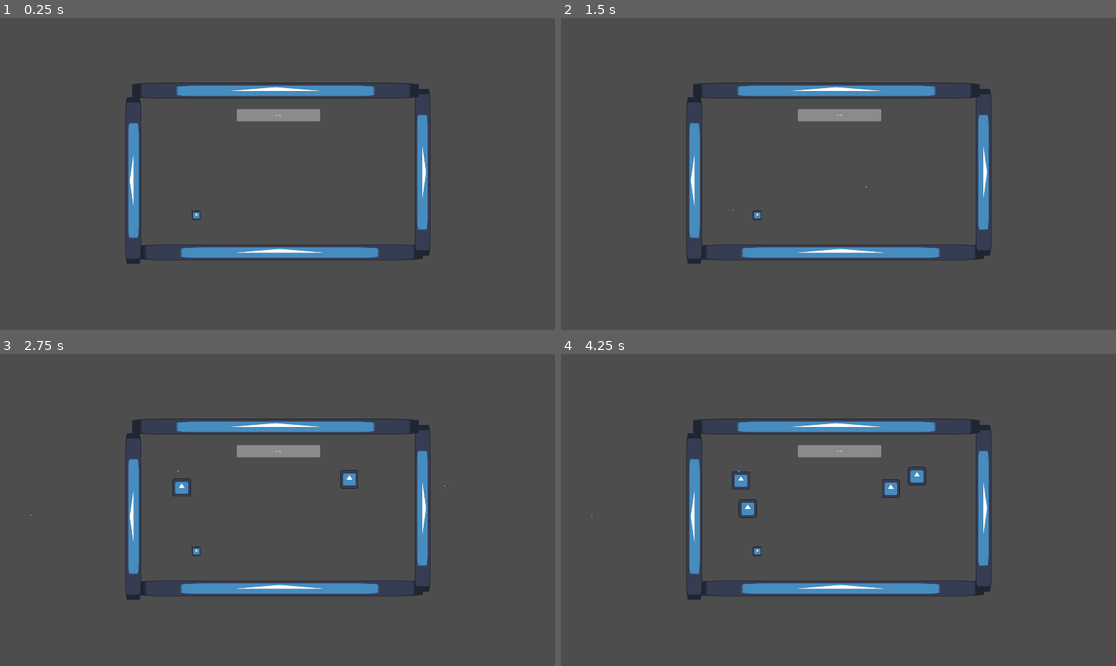
Above: before the commit, frames 1-4 (two rows, left to right).
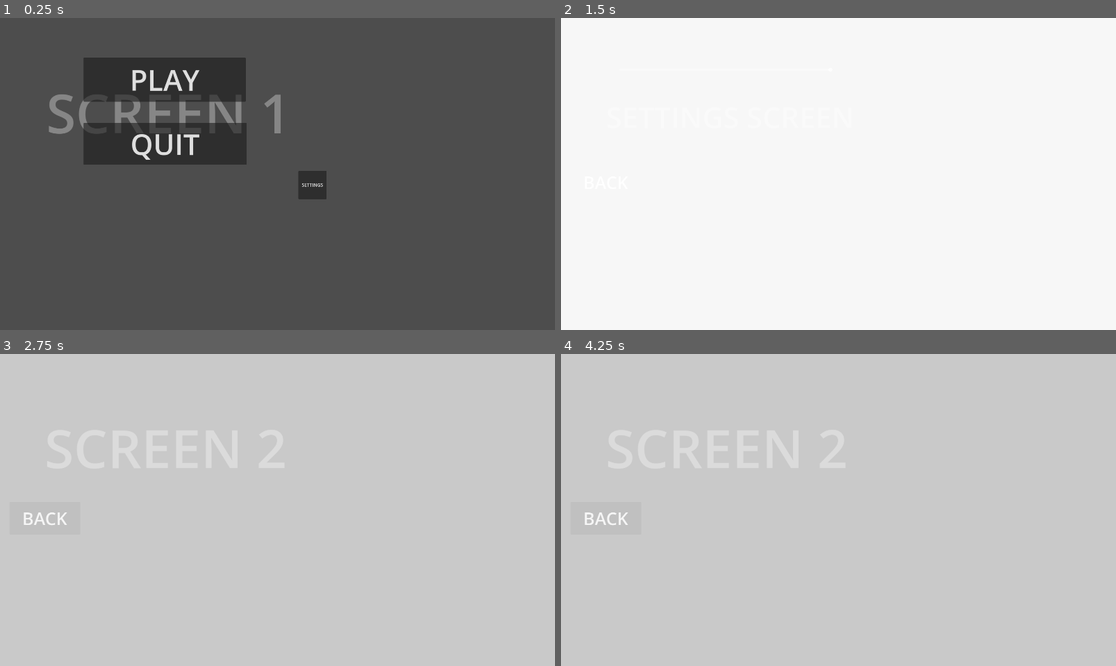
Above: after the commit, the same moments.

Repository: andrija188/group-project
Game: Godot game, scene res://scenes/main_menu.tscn
Two runs of this game, one before a commit and one after it. Both use one fixed random seed, a clock stepped at 60 frames per second and the inputs below. Before the commit the project starts from res://scenes/main.tscn. The engine's default icon, where the game draws it, is replaced by a stand-in: a white triangle on a blue panel in a dark square.
Inputs (mouse positions are in pixels of both pictures, inside the frame that each line leads up to):
- Up to frame 1 (0.25 s): no input
- Up to frame 2 (1.5 s): click (871, 186) at 0.5 s, where only the run after the commit has a clickable "SETTINGS"; click (605, 183) at 1.25 s, where only the run after the commit has a clickable "BACK"
- Up to frame 3 (2.75 s): click (166, 416) at 2 s, where only the run after the commit has a clickable "PLAY"
- Up to frame 4 (4.25 s): click (605, 519) at 2.75 s, where only the run after the commit has a clickable "BACK"; click (727, 416) at 3.5 s, where only the run after the commit has a clickable "PLAY"

The runs differ from the first frame. In frame 1, 13% of the frame differs, in the area x 8-78%, y 12-79%; in frame 2, 100%; in frame 3, 100%, in the area x 0-100%, y 0-100%; in frame 4, 100%.

Commit message:
main-menu

Diff:
--- a/project.godot
+++ b/project.godot
@@ -11,9 +11,13 @@
 [application]
 
 config/name="group project"
-run/main_scene="res://scenes/main.tscn"
+run/main_scene="uid://dufip1r4nr3gi"
 config/features=PackedStringArray("4.6", "GL Compatibility")
 config/icon="res://icon.svg"
+
+[autoload]
+
+Trans="*uid://beihwg8leqm2"
 
 [display]
 
--- a/scenes/bullet.tscn
+++ /dev/null
@@ -1,22 +0,0 @@
-[gd_scene format=3 uid="uid://c0cheyyw803pc"]
-
-[ext_resource type="Texture2D" uid="uid://bhew6os5cstku" path="res://icon.svg" id="1_mkf8s"]
-[ext_resource type="Script" uid="uid://bfr2sryt4r6pf" path="res://scripts/bullet.gd" id="1_y25gk"]
-
-[sub_resource type="CapsuleShape2D" id="CapsuleShape2D_y25gk"]
-radius = 11.0
-height = 58.0
-
-[node name="bullet" type="Area2D" unique_id=359671405]
-scale = Vector2(0.5, 0.5)
-script = ExtResource("1_y25gk")
-
-[node name="Sprite2D" type="Sprite2D" parent="." unique_id=263017921]
-position = Vector2(0.046819687, 1.6595932e-07)
-rotation = 1.5707964
-scale = Vector2(0.17096367, 0.45620838)
-texture = ExtResource("1_mkf8s")
-
-[node name="CollisionShape2D" type="CollisionShape2D" parent="." unique_id=705274919]
-rotation = 1.5707964
-shape = SubResource("CapsuleShape2D_y25gk")
--- a/scenes/caracter.tscn
+++ /dev/null
@@ -1,23 +0,0 @@
-[gd_scene format=3 uid="uid://c0uv31a312438"]
-
-[ext_resource type="Script" uid="uid://c6v6dcckuovlp" path="res://scripts/moving.gd" id="1_0p76x"]
-[ext_resource type="Texture2D" uid="uid://bhew6os5cstku" path="res://icon.svg" id="1_7krdm"]
-[ext_resource type="PackedScene" uid="uid://c0cheyyw803pc" path="res://scenes/bullet.tscn" id="2_431fb"]
-
-[sub_resource type="RectangleShape2D" id="RectangleShape2D_g2els"]
-size = Vector2(128, 128)
-
-[node name="Player" type="CharacterBody2D" unique_id=50151612]
-scale = Vector2(0.5, 0.5)
-script = ExtResource("1_0p76x")
-bullet = ExtResource("2_431fb")
-
-[node name="Sprite2D" type="Sprite2D" parent="." unique_id=205976234]
-position = Vector2(-7, -1)
-texture = ExtResource("1_7krdm")
-
-[node name="CollisionShape2D" type="CollisionShape2D" parent="." unique_id=917012071]
-position = Vector2(-7, -1)
-shape = SubResource("RectangleShape2D_g2els")
-
-[node name="AnimatedSprite2D" type="AnimatedSprite2D" parent="." unique_id=762222839]
--- a/scenes/enemy.tscn
+++ /dev/null
@@ -1,37 +0,0 @@
-[gd_scene format=3 uid="uid://g17yopyilud"]
-
-[ext_resource type="Texture2D" uid="uid://bhew6os5cstku" path="res://icon.svg" id="1_7p1mj"]
-[ext_resource type="Script" uid="uid://c2nll8p40v170" path="res://scripts/enemy.gd" id="3_5uy6h"]
-
-[sub_resource type="SpriteFrames" id="SpriteFrames_7p1mj"]
-animations = [{
-"frames": [{
-"duration": 1.0,
-"texture": ExtResource("1_7p1mj")
-}],
-"loop": true,
-"name": &"default",
-"speed": 5.0
-}]
-
-[sub_resource type="RectangleShape2D" id="RectangleShape2D_7p1mj"]
-size = Vector2(113, 118)
-
-[sub_resource type="CircleShape2D" id="CircleShape2D_md0e3"]
-radius = 68.0294
-
-[node name="enemy" type="CharacterBody2D" unique_id=762476538]
-script = ExtResource("3_5uy6h")
-
-[node name="AnimatedSprite2D" type="AnimatedSprite2D" parent="." unique_id=1416633281]
-sprite_frames = SubResource("SpriteFrames_7p1mj")
-
-[node name="hitbox" type="CollisionShape2D" parent="." unique_id=833881889]
-shape = SubResource("RectangleShape2D_7p1mj")
-
-[node name="hurtbox" type="Area2D" parent="." unique_id=2067953189 groups=["bullet"]]
-
-[node name="CollisionShape2D" type="CollisionShape2D" parent="hurtbox" unique_id=393073996]
-shape = SubResource("CircleShape2D_md0e3")
-
-[connection signal="body_entered" from="hurtbox" to="." method="_on_hurtbox_body_entered"]
--- a/scenes/main.tscn
+++ /dev/null
@@ -1,105 +0,0 @@
-[gd_scene format=3 uid="uid://bc34i88pg430d"]
-
-[ext_resource type="Texture2D" uid="uid://bhew6os5cstku" path="res://icon.svg" id="1_o5qli"]
-[ext_resource type="Script" path="res://scripts/health_bar.gd" id="2_0wfyh"]
-[ext_resource type="PackedScene" path="res://scenes/caracter.tscn" id="3_sugp2"]
-[ext_resource type="PackedScene" path="res://scenes/spawner.tscn" id="4_jyhfs"]
-
-[sub_resource type="RectangleShape2D" id="RectangleShape2D_sugp2"]
-size = Vector2(1936, 70)
-
-[sub_resource type="RectangleShape2D" id="RectangleShape2D_jyhfs"]
-size = Vector2(1158, 70)
-
-[sub_resource type="RectangleShape2D" id="RectangleShape2D_tbgi4"]
-size = Vector2(1158, 70)
-
-[sub_resource type="RectangleShape2D" id="RectangleShape2D_o6xl0"]
-size = Vector2(1927, 70)
-
-[node name="Main" type="Node2D" unique_id=1322892608]
-
-[node name="Walls" type="Node2D" parent="." unique_id=1653649959]
-
-[node name="StaticBody2D" type="StaticBody2D" parent="Walls" unique_id=1150394724]
-position = Vector2(0, 546)
-
-[node name="CollisionShape2D" type="CollisionShape2D" parent="Walls/StaticBody2D" unique_id=22030995]
-position = Vector2(17, -25)
-shape = SubResource("RectangleShape2D_sugp2")
-
-[node name="Sprite2D" type="Sprite2D" parent="Walls/StaticBody2D/CollisionShape2D" unique_id=1796536506]
-position = Vector2(-1.5, 22.00001)
-scale = Vector2(15.484375, 0.8593751)
-texture = ExtResource("1_o5qli")
-
-[node name="StaticBody2D2" type="StaticBody2D" parent="Walls" unique_id=895143192]
-position = Vector2(-948, -358)
-rotation = -1.5707964
-
-[node name="CollisionShape2D" type="CollisionShape2D" parent="Walls/StaticBody2D2" unique_id=1997816881]
-position = Vector2(-405, -25)
-shape = SubResource("RectangleShape2D_jyhfs")
-
-[node name="Sprite2D" type="Sprite2D" parent="Walls/StaticBody2D2/CollisionShape2D" unique_id=1833122597]
-position = Vector2(2.0000021, -24.99999)
-scale = Vector2(9.011368, 0.8593751)
-texture = ExtResource("1_o5qli")
-
-[node name="StaticBody2D3" type="StaticBody2D" parent="Walls" unique_id=408988326]
-position = Vector2(963, -380)
-rotation = 1.5707964
-
-[node name="CollisionShape2D" type="CollisionShape2D" parent="Walls/StaticBody2D3" unique_id=29604459]
-position = Vector2(354, -19.000015)
-shape = SubResource("RectangleShape2D_tbgi4")
-
-[node name="Sprite2D" type="Sprite2D" parent="Walls/StaticBody2D3/CollisionShape2D" unique_id=337908473]
-position = Vector2(13.999998, -21.999987)
-scale = Vector2(9.011365, 0.8593751)
-texture = ExtResource("1_o5qli")
-
-[node name="StaticBody2D4" type="StaticBody2D" parent="Walls" unique_id=1689129045]
-position = Vector2(-47, -530)
-
-[node name="CollisionShape2D" type="CollisionShape2D" parent="Walls/StaticBody2D4" unique_id=2073445623]
-position = Vector2(50.5, -25)
-shape = SubResource("RectangleShape2D_o6xl0")
-
-[node name="Sprite2D" type="Sprite2D" parent="Walls/StaticBody2D4/CollisionShape2D" unique_id=354779571]
-position = Vector2(-17.5, -21.99999)
-scale = Vector2(15.484375, 0.8593751)
-texture = ExtResource("1_o5qli")
-
-[node name="Camera2D" type="Camera2D" parent="." unique_id=1338513434]
-zoom = Vector2(0.5, 0.5)
-
-[node name="ProgressBar" type="ProgressBar" parent="." unique_id=1857761861]
-offset_left = -282.0
-offset_top = -449.0
-offset_right = 296.0
-offset_bottom = -365.0
-value = 100.0
-script = ExtResource("2_0wfyh")
-
-[node name="Button" type="Button" parent="ProgressBar" unique_id=205650832]
-visible = false
-layout_mode = 0
-offset_left = 217.0
-offset_top = 380.0
-offset_right = 353.0
-offset_bottom = 516.0
-text = "HEALTH DOWN"
-
-[node name="Player" parent="." unique_id=2109339258 groups=["player"] instance=ExtResource("3_sugp2")]
-position = Vector2(-557, 286)
-
-[node name="spawner" parent="." unique_id=1486402798 node_paths=PackedStringArray("target") instance=ExtResource("4_jyhfs")]
-position = Vector2(-680, -227)
-target = NodePath("../Player")
-
-[node name="spawner2" parent="." unique_id=1953423556 node_paths=PackedStringArray("target") instance=ExtResource("4_jyhfs")]
-position = Vector2(564, -244)
-target = NodePath("../Player")
-
-[connection signal="pressed" from="ProgressBar/Button" to="ProgressBar" method="_on_button_pressed"]
--- /dev/null
+++ b/scenes/main_menu.tscn
@@ -0,0 +1,90 @@
+[gd_scene format=3 uid="uid://dufip1r4nr3gi"]
+
+[ext_resource type="Script" uid="uid://dh4qfpsmtq5ex" path="res://scripts/main_menu.gd" id="1_l6cm7"]
+
+[sub_resource type="Animation" id="Animation_c44g5"]
+length = 0.001
+tracks/0/type = "value"
+tracks/0/imported = false
+tracks/0/enabled = true
+tracks/0/path = NodePath("AnimationPlayer/ColorRect:modulate")
+tracks/0/interp = 1
+tracks/0/loop_wrap = true
+tracks/0/keys = {
+"times": PackedFloat32Array(0, 1),
+"transitions": PackedFloat32Array(1, 1),
+"update": 0,
+"values": [Color(1, 1, 1, 0), Color(1, 1, 1, 1)]
+}
+
+[sub_resource type="Animation" id="Animation_3ku3s"]
+resource_name = "fade_in"
+tracks/0/type = "value"
+tracks/0/imported = false
+tracks/0/enabled = true
+tracks/0/path = NodePath("AnimationPlayer/ColorRect:modulate")
+tracks/0/interp = 1
+tracks/0/loop_wrap = true
+tracks/0/keys = {
+"times": PackedFloat32Array(0, 0.5),
+"transitions": PackedFloat32Array(1, 1),
+"update": 0,
+"values": [Color(1, 1, 1, 0), Color(1, 1, 1, 1)]
+}
+
+[sub_resource type="AnimationLibrary" id="AnimationLibrary_nbtfs"]
+_data = {
+&"RESET": SubResource("Animation_c44g5"),
+&"fade_in": SubResource("Animation_3ku3s")
+}
+
+[node name="Node2D" type="Node2D" unique_id=503494015]
+script = ExtResource("1_l6cm7")
+
+[node name="Label" type="Label" parent="." unique_id=1399577218]
+offset_left = 160.0
+offset_top = 200.0
+offset_right = 1007.0
+offset_bottom = 454.0
+theme_override_colors/font_color = Color(0.525101, 0.525101, 0.525101, 1)
+theme_override_font_sizes/font_size = 186
+text = "SCREEN 1"
+
+[node name="play" type="Button" parent="." unique_id=808748730]
+offset_left = 289.0
+offset_top = 137.0
+offset_right = 850.0
+offset_bottom = 290.0
+theme_override_font_sizes/font_size = 100
+text = "PLAY"
+
+[node name="settings" type="Button" parent="." unique_id=986726230]
+offset_left = 1032.0
+offset_top = 529.0
+offset_right = 1130.0
+offset_bottom = 627.0
+text = "SETTINGS"
+
+[node name="quit" type="Button" parent="." unique_id=550234062]
+offset_left = 289.0
+offset_top = 363.0
+offset_right = 853.0
+offset_bottom = 496.0
+theme_override_font_sizes/font_size = 100
+text = "QUIT"
+
+[node name="AnimationPlayer" type="AnimationPlayer" parent="." unique_id=363411681]
+libraries/ = SubResource("AnimationLibrary_nbtfs")
+
+[node name="ColorRect" type="ColorRect" parent="AnimationPlayer" unique_id=2022926755]
+modulate = Color(1, 1, 1, 0)
+anchors_preset = 15
+anchor_right = 1.0
+anchor_bottom = 1.0
+grow_horizontal = 2
+grow_vertical = 2
+mouse_filter = 2
+
+[connection signal="pressed" from="play" to="." method="_on_play_pressed"]
+[connection signal="pressed" from="settings" to="." method="_on_settings_pressed"]
+[connection signal="pressed" from="quit" to="." method="_on_quit_pressed"]
--- /dev/null
+++ b/scenes/screen2.tscn
@@ -0,0 +1,73 @@
+[gd_scene format=3 uid="uid://bveguqa3cfume"]
+
+[ext_resource type="Script" path="res://scripts/screen2.gd" id="1_tccp5"]
+
+[sub_resource type="Animation" id="Animation_c44g5"]
+length = 0.001
+tracks/0/type = "value"
+tracks/0/imported = false
+tracks/0/enabled = true
+tracks/0/path = NodePath("AnimationPlayer/ColorRect:modulate")
+tracks/0/interp = 1
+tracks/0/loop_wrap = true
+tracks/0/keys = {
+"times": PackedFloat32Array(0, 1),
+"transitions": PackedFloat32Array(1, 1),
+"update": 0,
+"values": [Color(1, 1, 1, 0), Color(1, 1, 1, 1)]
+}
+
+[sub_resource type="Animation" id="Animation_3ku3s"]
+resource_name = "fade_in"
+tracks/0/type = "value"
+tracks/0/imported = false
+tracks/0/enabled = true
+tracks/0/path = NodePath("AnimationPlayer/ColorRect:modulate")
+tracks/0/interp = 1
+tracks/0/loop_wrap = true
+tracks/0/keys = {
+"times": PackedFloat32Array(0, 0.5),
+"transitions": PackedFloat32Array(1, 1),
+"update": 0,
+"values": [Color(1, 1, 1, 0), Color(1, 1, 1, 1)]
+}
+
+[sub_resource type="AnimationLibrary" id="AnimationLibrary_nbtfs"]
+_data = {
+&"RESET": SubResource("Animation_c44g5"),
+&"fade_in": SubResource("Animation_3ku3s")
+}
+
+[node name="Node2D" type="Node2D" unique_id=438395572]
+script = ExtResource("1_tccp5")
+
+[node name="Label" type="Label" parent="." unique_id=242898165]
+offset_left = 154.0
+offset_top = 198.0
+offset_right = 992.0
+offset_bottom = 449.0
+theme_override_colors/font_color = Color(0.52549, 0.52549, 0.52549, 1)
+theme_override_font_sizes/font_size = 184
+text = "SCREEN 2"
+
+[node name="Back" type="Button" parent="." unique_id=1454259980]
+offset_left = 33.0
+offset_top = 512.0
+offset_right = 278.0
+offset_bottom = 625.0
+theme_override_font_sizes/font_size = 60
+text = "BACK"
+
+[node name="AnimationPlayer" type="AnimationPlayer" parent="." unique_id=1293069136]
+libraries/ = SubResource("AnimationLibrary_nbtfs")
+
+[node name="ColorRect" type="ColorRect" parent="AnimationPlayer" unique_id=638289151]
+modulate = Color(1, 1, 1, 0)
+anchors_preset = 15
+anchor_right = 1.0
+anchor_bottom = 1.0
+grow_horizontal = 2
+grow_vertical = 2
+mouse_filter = 2
+
+[connection signal="pressed" from="Back" to="." method="_on_back_pressed"]
--- /dev/null
+++ b/scenes/settings.tscn
@@ -0,0 +1,84 @@
+[gd_scene format=3 uid="uid://cyhvnogic0v2t"]
+
+[ext_resource type="Script" uid="uid://doqdxhcx6xu13" path="res://scripts/settings.gd" id="1_5p8wc"]
+
+[sub_resource type="Animation" id="Animation_c44g5"]
+length = 0.001
+tracks/0/type = "value"
+tracks/0/imported = false
+tracks/0/enabled = true
+tracks/0/path = NodePath("AnimationPlayer/ColorRect:modulate")
+tracks/0/interp = 1
+tracks/0/loop_wrap = true
+tracks/0/keys = {
+"times": PackedFloat32Array(0, 1),
+"transitions": PackedFloat32Array(1, 1),
+"update": 0,
+"values": [Color(1, 1, 1, 0), Color(1, 1, 1, 1)]
+}
+
+[sub_resource type="Animation" id="Animation_3ku3s"]
+resource_name = "fade_in"
+tracks/0/type = "value"
+tracks/0/imported = false
+tracks/0/enabled = true
+tracks/0/path = NodePath("AnimationPlayer/ColorRect:modulate")
+tracks/0/interp = 1
+tracks/0/loop_wrap = true
+tracks/0/keys = {
+"times": PackedFloat32Array(0, 0.5),
+"transitions": PackedFloat32Array(1, 1),
+"update": 0,
+"values": [Color(1, 1, 1, 0), Color(1, 1, 1, 1)]
+}
+
+[sub_resource type="AnimationLibrary" id="AnimationLibrary_nbtfs"]
+_data = {
+&"RESET": SubResource("Animation_c44g5"),
+&"fade_in": SubResource("Animation_3ku3s")
+}
+
+[node name="Node2D" type="Node2D" unique_id=1889786208]
+script = ExtResource("1_5p8wc")
+
+[node name="Label" type="Label" parent="." unique_id=296211935]
+offset_left = 156.0
+offset_top = 274.0
+offset_right = 1015.0
+offset_bottom = 411.0
+theme_override_colors/font_color = Color(0.52549, 0.52549, 0.52549, 1)
+theme_override_font_sizes/font_size = 100
+text = "SETTINGS SCREEN"
+
+[node name="Back" type="Button" parent="." unique_id=418506864]
+offset_left = 33.0
+offset_top = 512.0
+offset_right = 278.0
+offset_bottom = 625.0
+theme_override_font_sizes/font_size = 60
+text = "BACK"
+
+[node name="HSlider" type="HSlider" parent="." unique_id=152021223]
+offset_left = 201.0
+offset_top = 101.0
+offset_right = 940.0
+offset_bottom = 257.0
+size_flags_horizontal = 4
+max_value = 1.0
+step = 0.01
+value = 1.0
+
+[node name="AnimationPlayer" type="AnimationPlayer" parent="." unique_id=2016168129]
+libraries/ = SubResource("AnimationLibrary_nbtfs")
+
+[node name="ColorRect" type="ColorRect" parent="AnimationPlayer" unique_id=1667294124]
+modulate = Color(1, 1, 1, 0)
+anchors_preset = 15
+anchor_right = 1.0
+anchor_bottom = 1.0
+grow_horizontal = 2
+grow_vertical = 2
+mouse_filter = 2
+
+[connection signal="pressed" from="Back" to="." method="_on_back_pressed"]
+[connection signal="value_changed" from="HSlider" to="." method="_on_h_slider_value_changed"]
--- a/scenes/spawner.tscn
+++ /dev/null
@@ -1,14 +0,0 @@
-[gd_scene format=3 uid="uid://dei1qjvuiscm3"]
-
-[ext_resource type="Script" uid="uid://b0xvt5okmf0n" path="res://scripts/spawner.gd" id="1_2vbf6"]
-[ext_resource type="PackedScene" uid="uid://g17yopyilud" path="res://scenes/enemy.tscn" id="2_ik2nu"]
-
-[node name="spawner" type="Node2D" unique_id=1486402798]
-script = ExtResource("1_2vbf6")
-enemy_prefab = ExtResource("2_ik2nu")
-
-[node name="Timer" type="Timer" parent="." unique_id=1909125579]
-wait_time = 2.0
-autostart = true
-
-[connection signal="timeout" from="Timer" to="." method="_on_timer_timeout"]
--- /dev/null
+++ b/scenes/trans.tscn
@@ -0,0 +1,55 @@
+[gd_scene format=3 uid="uid://beihwg8leqm2"]
+
+[ext_resource type="Script" path="res://scripts/trans.gd" id="1_kh4uh"]
+
+[sub_resource type="Animation" id="Animation_nx20k"]
+length = 0.001
+tracks/0/type = "value"
+tracks/0/imported = false
+tracks/0/enabled = true
+tracks/0/path = NodePath("ColorRect:modulate")
+tracks/0/interp = 1
+tracks/0/loop_wrap = true
+tracks/0/keys = {
+"times": PackedFloat32Array(0),
+"transitions": PackedFloat32Array(1),
+"update": 0,
+"values": [Color(1, 1, 1, 0)]
+}
+
+[sub_resource type="Animation" id="Animation_q25eq"]
+resource_name = "dissolve"
+length = 0.5
+tracks/0/type = "value"
+tracks/0/imported = false
+tracks/0/enabled = true
+tracks/0/path = NodePath("ColorRect:modulate")
+tracks/0/interp = 1
+tracks/0/loop_wrap = true
+tracks/0/keys = {
+"times": PackedFloat32Array(0, 0.5),
+"transitions": PackedFloat32Array(1, 1),
+"update": 0,
+"values": [Color(1, 1, 1, 0), Color(1, 1, 1, 1)]
+}
+
+[sub_resource type="AnimationLibrary" id="AnimationLibrary_uc2yr"]
+_data = {
+&"RESET": SubResource("Animation_nx20k"),
+&"dissolve": SubResource("Animation_q25eq")
+}
+
+[node name="transition" type="CanvasLayer" unique_id=2100809910]
+script = ExtResource("1_kh4uh")
+
+[node name="ColorRect" type="ColorRect" parent="." unique_id=2124722172]
+modulate = Color(1, 1, 1, 0)
+anchors_preset = 15
+anchor_right = 1.0
+anchor_bottom = 1.0
+grow_horizontal = 2
+grow_vertical = 2
+mouse_filter = 2
+
+[node name="AnimationPlayer" type="AnimationPlayer" parent="." unique_id=1036519198]
+libraries/ = SubResource("AnimationLibrary_uc2yr")
--- a/scripts/bullet.gd
+++ /dev/null
@@ -1,7 +0,0 @@
-extends Area2D
-
-@export var speed := 800.0
-var direction := Vector2.ZERO
-
-func _process(delta):
-	position += direction * speed * delta
--- a/scripts/enemy.gd
+++ /dev/null
@@ -1,24 +0,0 @@
-extends CharacterBody2D
-
-var player: Node2D
-var speed: float = 100.0
-var hp = 20
-
-var follow: = true
-
-func _ready() -> void:
-	player = get_tree().get_first_node_in_group("player")
-
-func _on_area_2d_body_entered(body: Node2D) -> void:
-	if body.is_in_group("player"):
-		follow = true
-
-func _physics_process(delta: float) -> void:
-	if follow:
-		var direction = (player.global_position-global_position).normalized()
-		velocity = lerp(velocity, direction * speed, 60*delta)
-	move_and_slide()
-
-func _on_hurtbox_body_entered(body: Node2D) -> void:
-	if body.is_in_group("bullets"):
-		hp = hp-1
--- a/scripts/health_bar.gd
+++ /dev/null
@@ -1,4 +0,0 @@
-extends ProgressBar
-
-func _on_button_pressed() -> void:
-	value = value - 1
--- /dev/null
+++ b/scripts/main_menu.gd
@@ -0,0 +1,14 @@
+extends Node2D
+
+@onready var animation = $AnimationPlayer
+
+func _on_play_pressed() -> void:
+	animation.play("fade_in")
+	Trans.change_scene("res://scenes/screen2.tscn")
+
+func _on_quit_pressed() -> void:
+	get_tree().quit()
+
+func _on_settings_pressed() -> void:
+	animation.play("fade_in")
+	Trans.change_scene("res://scenes/settings.tscn")
--- a/scripts/moving.gd
+++ /dev/null
@@ -1,93 +0,0 @@
-extends CharacterBody2D
-
-#player
-const SPEED = 300.0
-const RUN_SPEED = 600.0
-const ACCELERATION = 1200.0
-const FRICTION = 750.0
-
-#dash
-const DASH_SPEED = 1000.0
-const DASH_TIME = 0.2
-const DASH_COOLDOWN = 3.0
-
-var dash_timer = 0.0
-var dash_cooldown_timer = 0.0
-var is_dashing = false
-var dash_direction = Vector2.ZERO
-
-#bullet
-@export var bullet: PackedScene
-var bullet_speed := 100
-var bullet_direction := 0.0
-var can_shoot = true
-
-func _ready() -> void:
-	bullet_direction = global_rotation
-
-func shoot():
-	if not can_shoot:
-		return
-
-	can_shoot = false
-
-	var bullet_instance = bullet.instantiate()
-	bullet_instance.global_position = global_position
-	var dir = (get_global_mouse_position() - global_position).normalized()
-	bullet_instance.rotation = dir.angle()
-	bullet_instance.direction = dir
-	get_tree().root.add_child(bullet_instance)
-
-	#cooldown
-	await get_tree().create_timer(0.2).timeout
-	can_shoot = true
-
-func _physics_process(delta: float) -> void:
-	var input_dir = Vector2.ZERO
-
-	input_dir.x = Input.get_axis("left", "right")
-	input_dir.y = Input.get_axis("up", "down")
-
-	if input_dir.length() > 0:
-		input_dir = input_dir.normalized()
-
-	# cooldown se smanjuje
-	if dash_cooldown_timer > 0:
-		dash_cooldown_timer -= delta
-
-	# DASH (Q)
-	if Input.is_action_just_pressed("dash") and dash_cooldown_timer <= 0:
-		is_dashing = true
-		dash_timer = DASH_TIME
-		dash_cooldown_timer = DASH_COOLDOWN
-
-		# zapamti smer
-		if input_dir != Vector2.ZERO:
-			dash_direction = input_dir
-		else:
-			dash_direction = Vector2.RIGHT  # ako stoji
-
-	# dok dash traje
-	if is_dashing:
-		velocity = dash_direction * DASH_SPEED
-		dash_timer -= delta
-
-		if dash_timer <= 0:
-			is_dashing = false
-	else:
-		# normalno kretanje
-		var current_speed = SPEED
-		if Input.is_action_pressed("run"):
-			current_speed = RUN_SPEED
-
-		var target_velocity = input_dir * current_speed
-
-		if input_dir != Vector2.ZERO:
-			velocity = velocity.move_toward(target_velocity, ACCELERATION * delta)
-		else:
-			velocity = velocity.move_toward(Vector2.ZERO, FRICTION * delta)
-
-	if Input.is_action_pressed("shoot"):
-		shoot()
-
-	move_and_slide()
--- /dev/null
+++ b/scripts/screen2.gd
@@ -0,0 +1,7 @@
+extends Node2D
+
+@onready var anim = $AnimationPlayer
+
+func _on_back_pressed() -> void:
+	anim.play("fade_in")
+	Trans.change_scene("res://scenes/main_menu.tscn")
--- /dev/null
+++ b/scripts/settings.gd
@@ -0,0 +1,8 @@
+extends Node2D
+
+@onready var animation = $AnimationPlayer
+@onready var slider = $HSlider
+
+func _on_back_pressed() -> void:
+	animation.play("fade_in")
+	Trans.change_scene("res://scenes/main_menu.tscn")
--- a/scripts/spawner.gd
+++ /dev/null
@@ -1,8 +0,0 @@
-extends Node2D
-
-@export var enemy_prefab : PackedScene
-@export var target : Node2D
-
-func _on_timer_timeout() -> void:
-	var enemy = enemy_prefab.instantiate()
-	add_child(enemy)
--- /dev/null
+++ b/scripts/trans.gd
@@ -0,0 +1,11 @@
+extends CanvasLayer
+
+@onready var anim = $AnimationPlayer
+
+func change_scene(target: String) -> void:
+	anim.play("dissolve")
+	await anim.animation_finished
+
+	get_tree().change_scene_to_file(target)
+	await get_tree().process_frame
+	anim.play_backwards("dissolve")
Not shown, removed: scripts/bullet.gd.uid
Not shown, removed: scripts/enemy.gd.uid
Not shown, removed: scripts/health_bar.gd.uid
Not shown, added: scripts/main_menu.gd.uid
Not shown, removed: scripts/moving.gd.uid
Not shown, added: scripts/screen2.gd.uid
Not shown, added: scripts/settings.gd.uid
Not shown, removed: scripts/spawner.gd.uid
Not shown, added: scripts/trans.gd.uid
